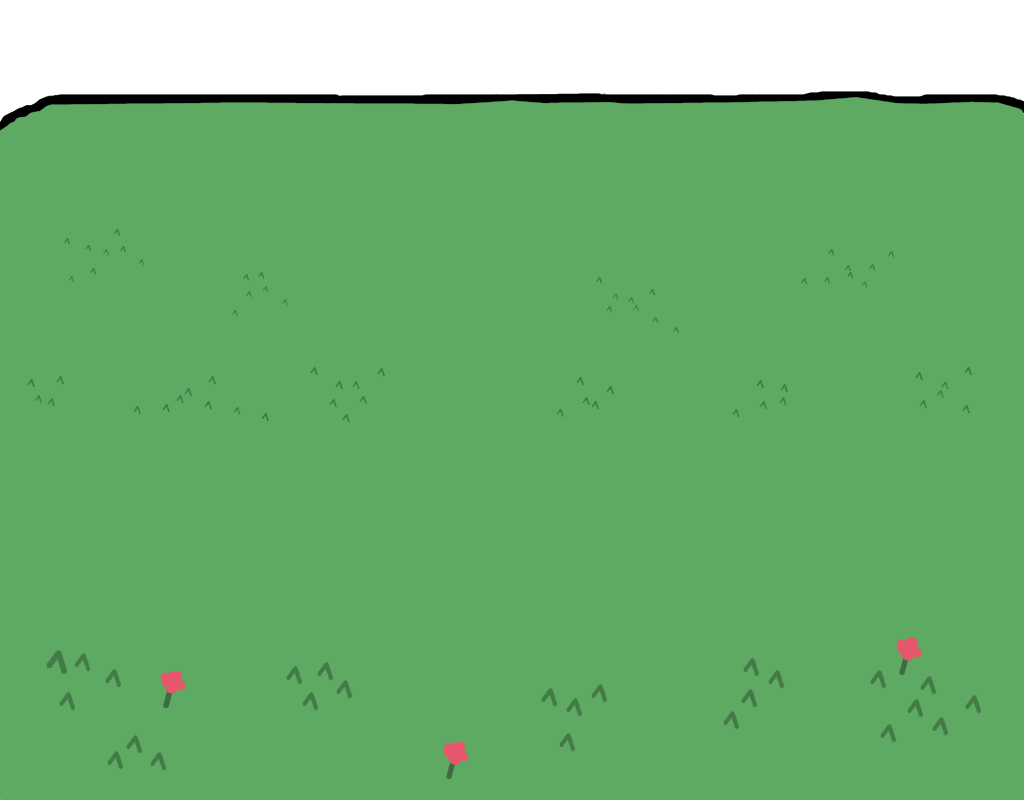
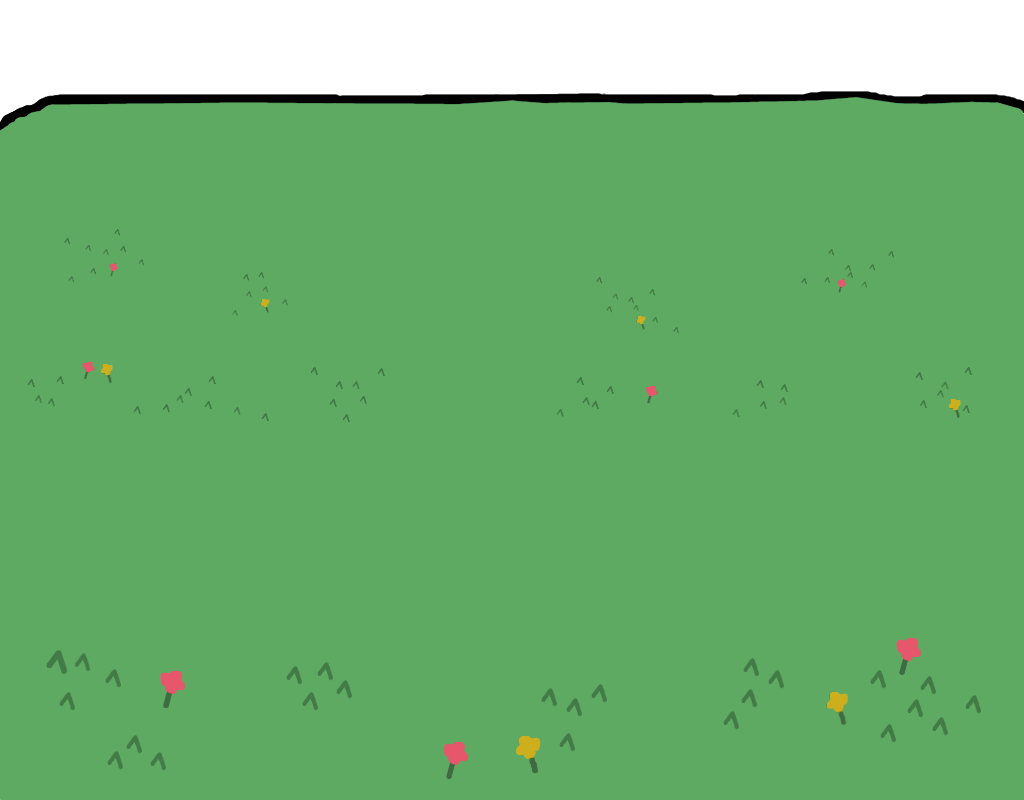
Revision of a layered 1024px x 800px image; what changed, layer by layer:
added layer "Pasted Layer" above "pathBorder" over [516, 735, 541, 774]
painted on "grassDetails" over [82, 263, 961, 725]
